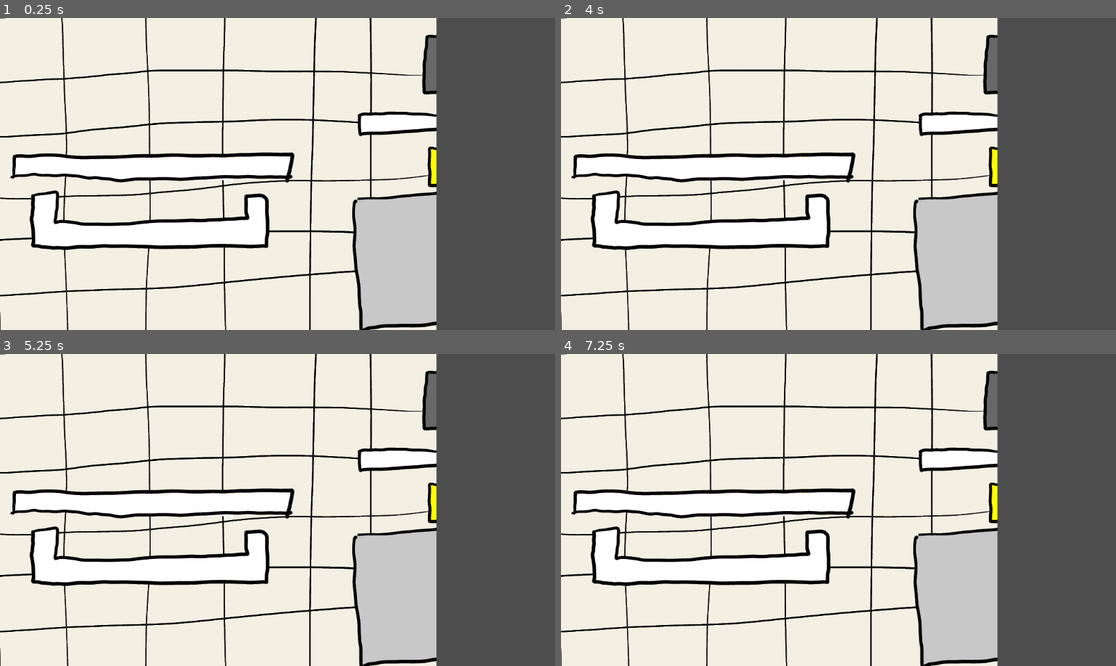
Above: before the commit, frames 1-4 (two rows, left to right).
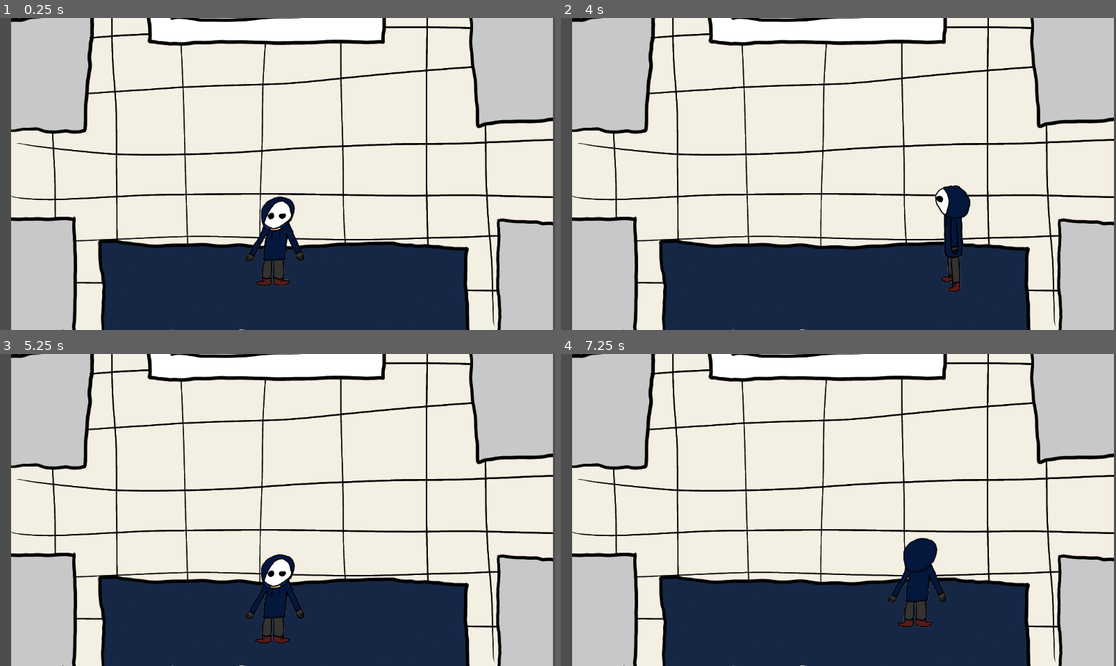
Above: after the commit, the same moments.

Repository: S1m0nCi/durhack-2024
Game: Godot game, scene res://scenes/main.tscn
Two runs of this game, one before a commit and one after it. Both use one fixed random seed, a clock stepped at 60 frames per second and the inputs below. This scene is started directly instead of the project's main scene.
Inputs:
- Up to frame 1 (0.25 s): no input
- Up to frame 2 (4 s): tap Enter at 0.5 s; hold Right (ui_right) 0.53-1.28 s; hold Down (ui_down) 1.28-2.03 s; hold Right (ui_right) 2.03-2.78 s; hold Up (ui_up) 2.78-3.53 s; hold Left (ui_left) from 3.53 s (still down)
- Up to frame 3 (5.25 s): release Left (ui_left) at 5.03 s; hold Down (ui_down) from 5.03 s (still down)
- Up to frame 4 (7.25 s): release Down (ui_down) at 5.78 s; hold Right (ui_right) 5.78-6.53 s; hold Up (ui_up) from 6.53 s (still down)

The runs differ from the first frame. In frame 1, 69% of the frame differs, in the area x 0-100%, y 0-100%; in frame 2, 68%; in frame 3, 68%; in frame 4, 68%.

Commit message:
Ok I lied (New camera system)
Added camera system to follow player

Diff:
--- a/durhack-24/player.gd
+++ b/durhack-24/player.gd
@@ -2,7 +2,7 @@
 
 # Code based on the DevWorm RPG Godot Tutorial, with a few Durheist modifications.
 
-const speed = 100
+const speed = 225
 var current_direction = "none"
 
 func _ready():
--- a/durhack-24/scenes/main.tscn
+++ b/durhack-24/scenes/main.tscn
@@ -8629,3 +8629,6 @@
 
 [node name="Thief" parent="." instance=ExtResource("2_0ykbo")]
 position = Vector2(326, 928)
+
+[node name="Camera2D" type="Camera2D" parent="."]
+position = Vector2(906, 840)
--- a/durhack-24/scenes/thief.tscn
+++ b/durhack-24/scenes/thief.tscn
@@ -45,3 +45,11 @@
 [node name="AnimatedSprite2D" type="AnimatedSprite2D" parent="."]
 sprite_frames = SubResource("SpriteFrames_mwl2c")
 animation = &"front"
+
+[node name="Camera2D" type="Camera2D" parent="."]
+limit_left = -150
+limit_top = -924
+limit_right = 910
+limit_bottom = 1072
+drag_horizontal_enabled = true
+drag_vertical_enabled = true
